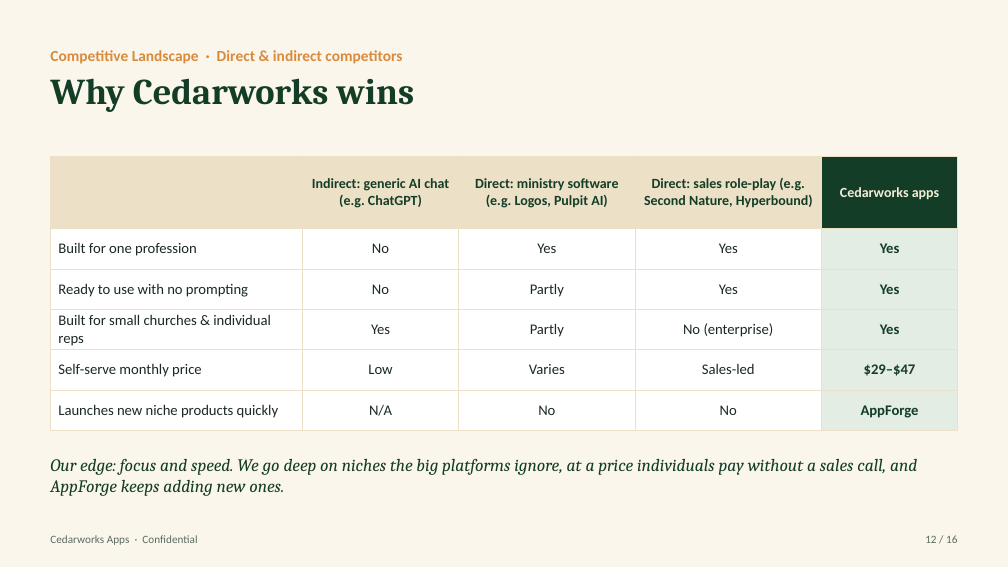
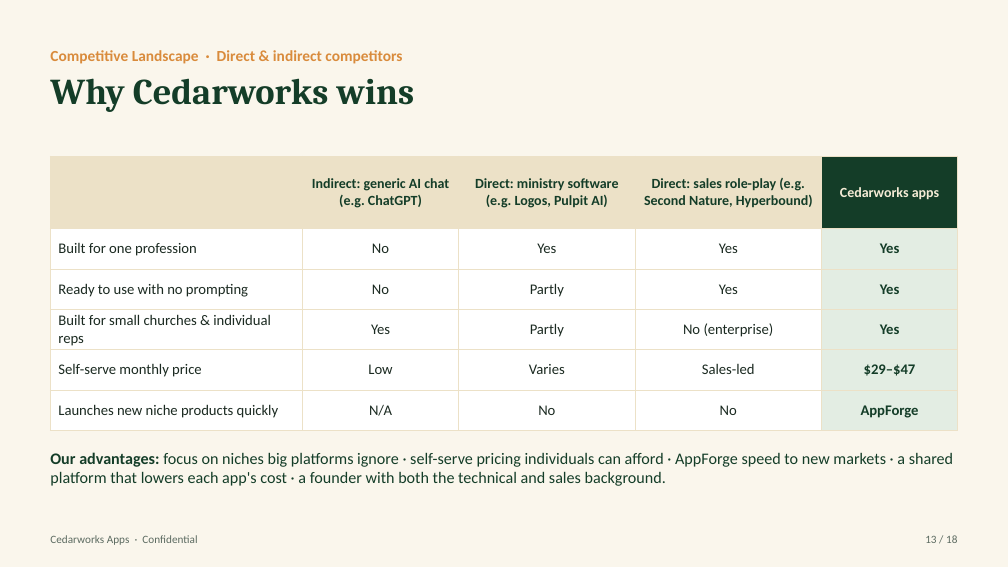
Before and after one commit to Pastorai1/Cedarworksapps, a slide deck: slide 13 of pitch-deck/Cedarworks-Apps-Pitch-Deck.pptx (slide 12 before the commit). Drawn at 1008x567 pixels with LibreOffice and Linux fonts; fonts in the diff are those of the drawing. Boxes give left, top, right and bottom in pixels: in the first picture for what was removed or moved away, otherwise in the second. Text is boxed around its words. In the diff, an @@ line names an element or a change of style, - is before the commit and + after.

```diff
--- a/pitch-deck/Cedarworks-Apps-Pitch-Deck.pptx
+++ b/pitch-deck/Cedarworks-Apps-Pitch-Deck.pptx
@@ text at bbox=[50, 452, 953, 486]: text changed; size 12.5 to 11.5 pt; font Cambria to Calibri; italic off @@
-Our edge: focus and speed. We go deep on niches the big platforms ignore, at a price individuals pay without a sales call, and AppForge keeps adding new ones.
+Our advantages: focus on niches big platforms ignore · self-serve pricing individuals can afford · AppForge speed to new markets · a shared platform that lowers each app's cost · a founder with both the technical and sales background.
```
Also in this commit, not shown: 13 other slides changed, 4 slides added, 2 slides removed, 9 other files.
